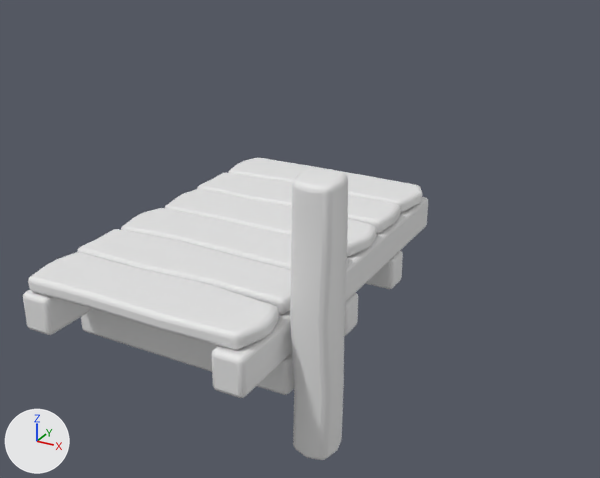
A saved change to the Blender file _Intensifs-2025 (Dossier Unity)/Assets/_Leslie/SM_bridge.blend.
Both versions are drawn from a 50 mm camera at (8.8, -25.89, 9.39) aimed at (-0.9, -8.25, 0.58). Arrows for +X, +Y and +Z are at lower left; the lights stay in place. Materials are left out; every surface is plain grey.

The older version as bpy lines, for what is in view:
```python
ob_cube = bpy.data.objects.new('Cube', me_cube_012)
ob_cube.location = (0.3, 0.0, 0.0)
ob_cube.scale = (1.24, 1.0, 1.0)
ob_cube_001 = bpy.data.objects.new('Cube.001', me_cube_013)
ob_cube_001.location = (0.73, 0.79, 0.0)
ob_cube_002 = bpy.data.objects.new('Cube.002', me_cube_014)
ob_cube_002.location = (0.21, 0.0, 0.03)
ob_cube_003 = bpy.data.objects.new('Cube.003', me_cube_015)
ob_cube_003.location = (-13.8, -11.34, -0.78)
ob_cube_003.rotation_euler = (0.0, 0.0, 1.571)  # degrees (0, 0, 90)
```
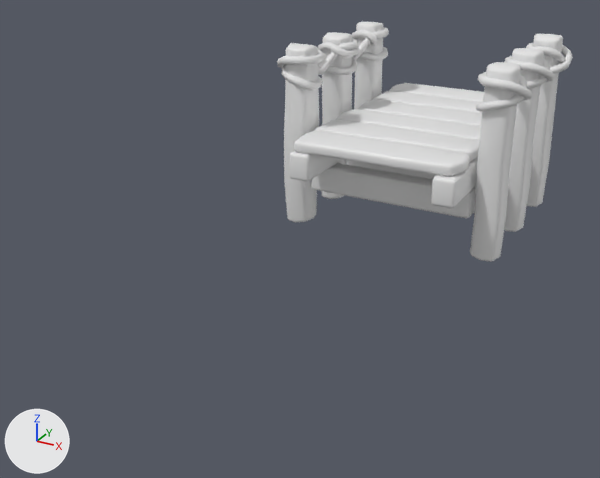
Commit message: bridge finito

Changed parts and their boxes [x1, y1, x2, y2] in the pictures (600 x 478 px):
'Cube', deleted
    before: [28, 158, 423, 350]
'Cube.001', reshaped, moved, turned
    before: [290, 168, 348, 460]
    after: [284, 22, 383, 223]
'Cube.004', added
    after: [294, 83, 484, 176]
'Cube.005', added
    after: [470, 34, 563, 262]
'Cube.002', deleted
    before: [23, 197, 428, 398]
'Cube.003', deleted
    before: [81, 251, 403, 395]
'Cube.007', added
    after: [311, 160, 476, 218]
'BézierCurve.002', added
    after: [277, 27, 389, 90]
'Cube.006', added
    after: [289, 151, 478, 208]
'BézierCurve.001', added
    after: [476, 43, 573, 112]
part 1 of me_cube_013, added
    after: [284, 22, 383, 223]
part 2 of me_cube_013, deleted
    before: [290, 168, 348, 460]

Edits to the bpy script that builds the scene:
```text
Change me_cube_013:
    used by ob_cube_001; location = (0.73, 0.79, 0.0)
    remove me_cube_013.from_pydata(...)  # 42 vertices, 40 faces; spans x 1.68..2.6, y -15.75..-14.68, z -0.56..4.86
    add me_cube_013.from_pydata(...)  # 570 vertices, 576 faces; spans x -0.45..0.47, y -2.95..3.01, z -2.74..2.74
    me_cube_013 part 1: 570 vertices added at x -0.45..0.47, y -2.95..3.01, z -2.74..2.74
    me_cube_013 part 2: 42 vertices removed from x 1.68..2.6, y -15.75..-14.68, z -0.56..4.86
Add me_béziercurve_002:
    me_béziercurve_002.from_pydata(...)  # 678 vertices, 672 faces; spans x 2.17..3.64, y -5.13..1.0, z 3.6..4.65
Add me_cube_003:
    me_cube_003.from_pydata(...)  # 288 vertices, 294 faces; spans x -2.64..2.38, y -4.76..0.78, z 0.54..1.34
Add me_cube_002:
    me_cube_002.from_pydata(...)  # 192 vertices, 196 faces; spans x -2.57..2.38, y -6.24..2.31, z 1.36..2.16
Add me_cube_001:
    me_cube_001.from_pydata(...)  # 570 vertices, 576 faces; spans x 2.41..3.33, y -5.01..0.95, z -0.56..4.92
Add me_cube:
    me_cube.from_pydata(...)  # 1000 vertices, 1014 faces; spans x -2.65..2.41, y -6.17..2.2, z 2.16..2.49
Add me_béziercurve_001:
    me_béziercurve_001.from_pydata(...)  # 678 vertices, 672 faces; spans x 2.17..3.64, y -5.13..1.0, z 3.6..4.65
Remove ob_cube:
    ob_cube = bpy.data.objects.new('Cube', me_cube_012)
    ob_cube.location = (0.3, 0.0, 0.0)
    ob_cube.scale = (1.24, 1.0, 1.0)
    _m = ob_cube.modifiers.new('Bevel', 'BEVEL')
    _m.segments = 3
    _m = ob_cube.modifiers.new('Array', 'ARRAY')
    _m.relative_offset_displace = (0.0, 1.0, 0.0)
Change ob_cube_001:
    ob_cube_001.location: (0.73, 0.79, 0.0) -> (-2.94, -2.06, 2.13)
    ob_cube_001.rotation_euler: (0.0, 0.0, 0.0) -> (0.0, 0.0, -3.142)  # degrees (0, 0, 0) -> degrees (0, 0, -180)
Remove ob_cube_002:
    ob_cube_002 = bpy.data.objects.new('Cube.002', me_cube_014)
    ob_cube_002.location = (0.21, 0.0, 0.03)
    _m = ob_cube_002.modifiers.new('Bevel', 'BEVEL')
    _m.segments = 3
    _m = ob_cube_002.modifiers.new('Array', 'ARRAY')
    _m.relative_offset_displace = (-6.6, 0.0, 0.0)
Remove ob_cube_003:
    ob_cube_003 = bpy.data.objects.new('Cube.003', me_cube_015)
    ob_cube_003.location = (-13.8, -11.34, -0.78)
    ob_cube_003.rotation_euler = (0.0, 0.0, 1.571)  # degrees (0, 0, 90)
    _m = ob_cube_003.modifiers.new('Bevel', 'BEVEL')
    _m.segments = 3
    _m = ob_cube_003.modifiers.new('Array', 'ARRAY')
    _m.count = 3
    _m.relative_offset_displace = (-3.75, 0.0, 0.0)
Add ob_béziercurve_002:
    ob_béziercurve_002 = bpy.data.objects.new('BézierCurve.002', me_béziercurve_002)
    ob_béziercurve_002.location = (-0.05, -4.12, 0.0)
    ob_béziercurve_002.rotation_euler = (0.0, 0.0, -3.142)  # degrees (0, 0, -180)
Add ob_cube_007:
    ob_cube_007 = bpy.data.objects.new('Cube.007', me_cube_003)
    ob_cube_007.location = (0.17, 0.0, 0.0)
Add ob_cube_006:
    ob_cube_006 = bpy.data.objects.new('Cube.006', me_cube_002)
    ob_cube_006.location = (0.17, 0.0, 0.0)
Add ob_cube_005:
    ob_cube_005 = bpy.data.objects.new('Cube.005', me_cube_001)
    ob_cube_005.location = (0.17, 0.0, 0.0)
Add ob_cube_004:
    ob_cube_004 = bpy.data.objects.new('Cube.004', me_cube)
    ob_cube_004.location = (0.17, 0.0, 0.0)
Add ob_béziercurve_001:
    ob_béziercurve_001 = bpy.data.objects.new('BézierCurve.001', me_béziercurve_001)
    ob_béziercurve_001.location = (0.17, 0.0, 0.0)
```
